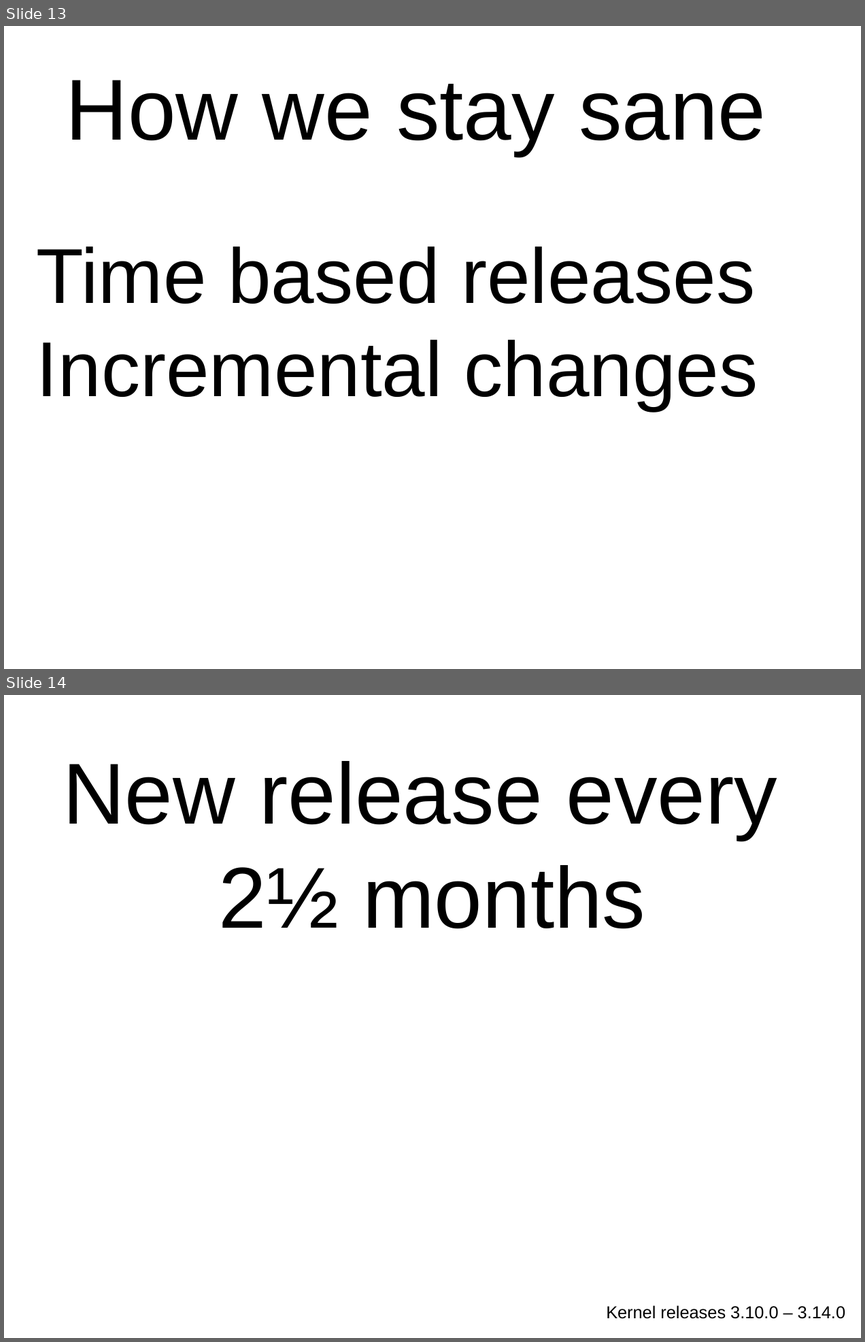
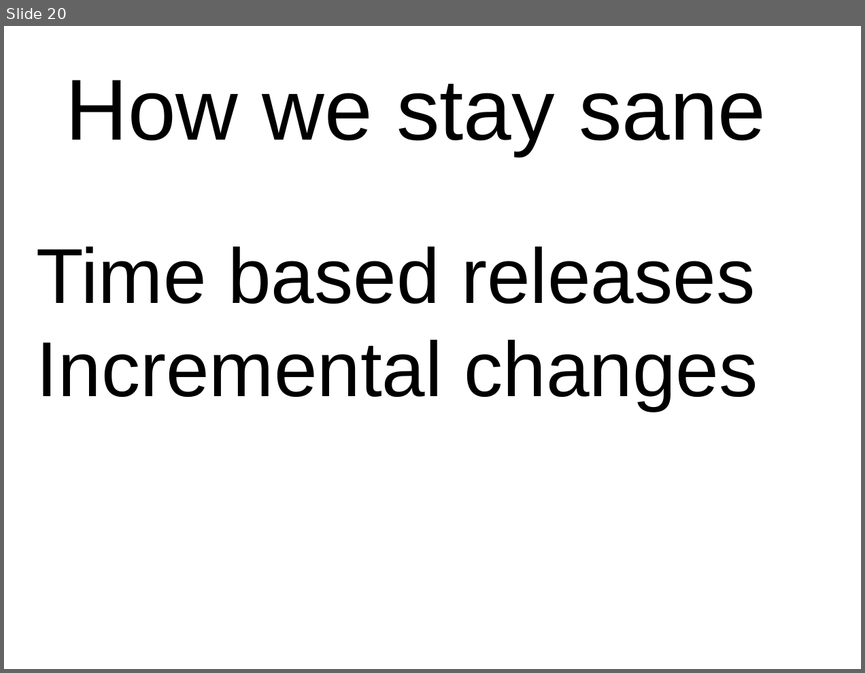
Before and after one commit to gregkh/presentation-stone-tools, a slide deck: stone-tools.odp. Shown one above the other, each under a label of ours: slides 13 and 14 before the commit, slide 20 after it. The pictures are 865x1342 and 865x673 pixels, drawn with LibreOffice and Linux fonts; fonts in the diff are those of the drawing; background and template pictures are left out. Boxes give left, top, right and bottom in pixels: in the first picture for what was removed or moved away, otherwise in the second. Text is boxed around its words. In the diff, an @@ line names an element or a change of style, - is before the commit and + after.

```diff
--- a/stone-tools.odp
+++ b/stone-tools.odp
@@ slide 14 removed at (4,695,861,1338), background picture (left out) @@
@@ text removed at (62,761,777,929) @@
-New release every
-2½ months
@@ text removed at (606,1305,845,1319) @@
-Kernel releases 3.10.0 – 3.14.0
@@ what was slide 13 is now slide 20 @@
```
Also in this commit, not shown: 7 slides added, 13 other slides removed, 4 other files.
